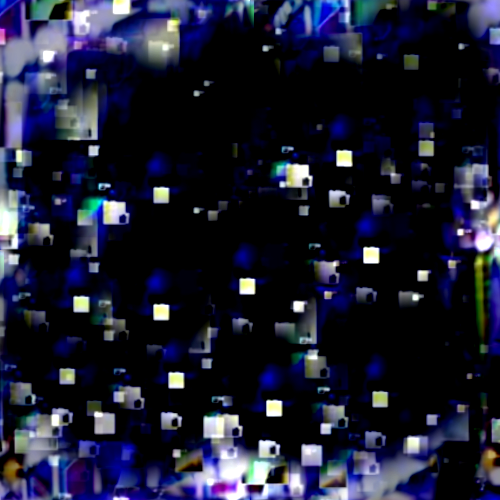
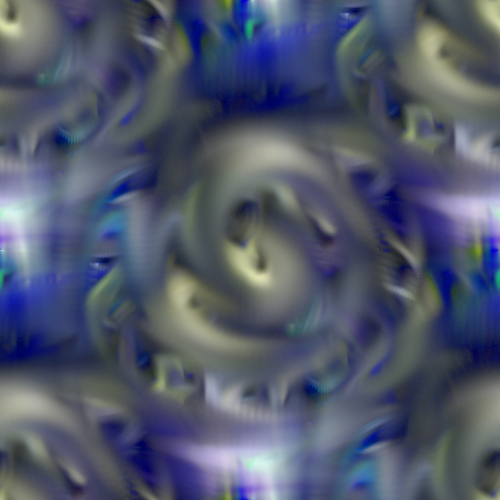
Revision of a layered 500 × 500 image; what changed, layer by layer:
painted on "Background" over [0, 0, 500, 500]